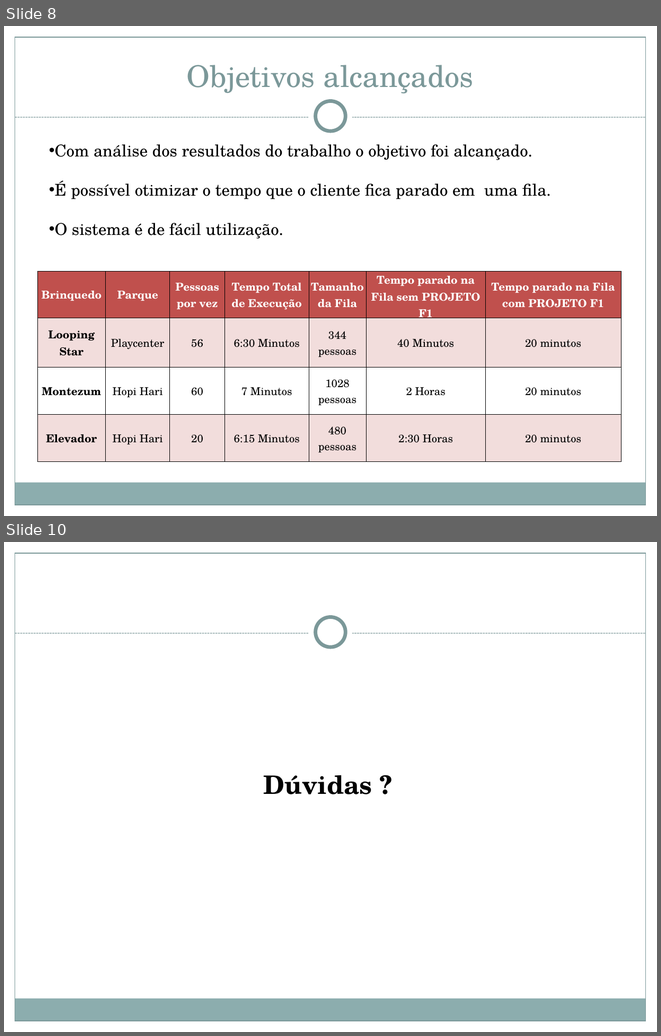
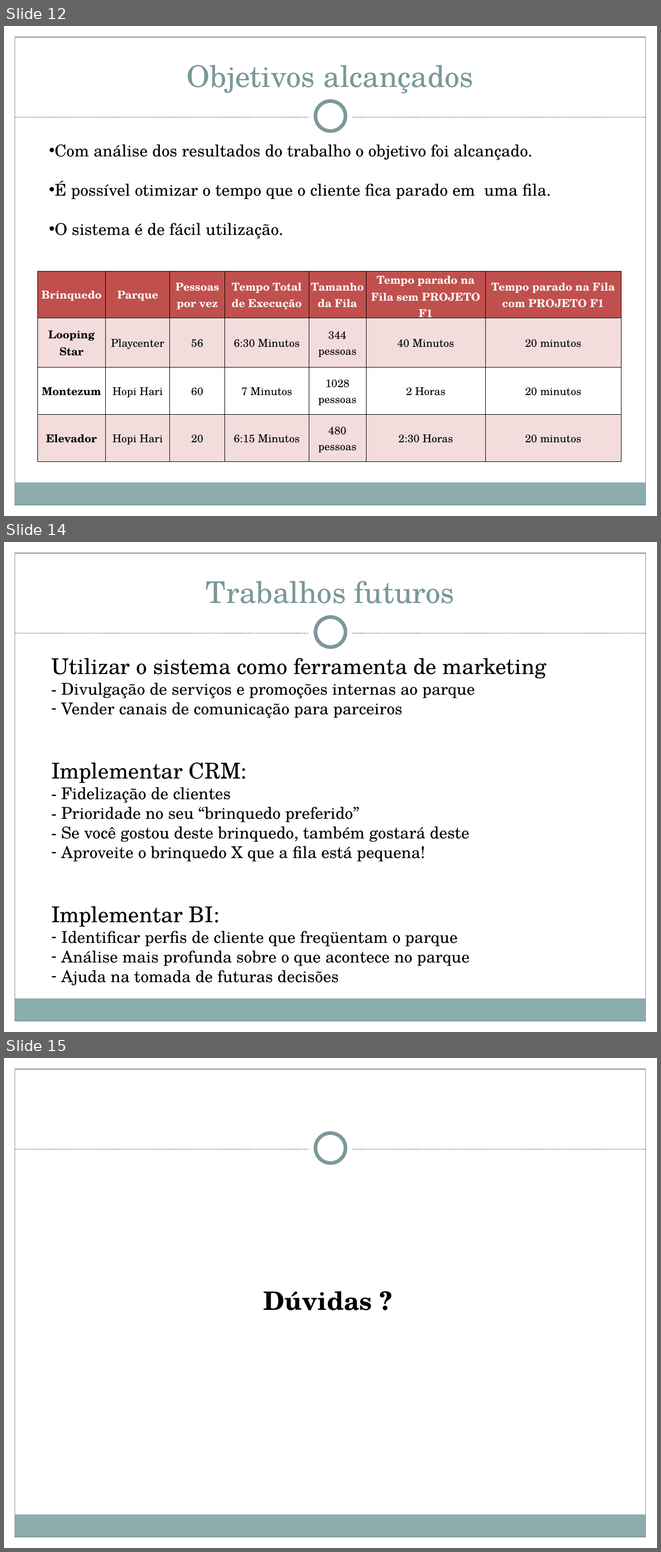
Before and after one commit to herberton/projetof1, a slide deck: wiki/Apresentação/Apresentação Final.pptx. Shown one above the other, each under a label of ours: slides 8 and 10 before the commit, slides 12, 14 and 15 after it; the slides between them are not shown. The pictures are 661x1036 and 661x1552 pixels, drawn with LibreOffice and Linux fonts; fonts in the diff are those of the drawing. Boxes give left, top, right and bottom in pixels: in the first picture for what was removed or moved away, otherwise in the second. Text is boxed around its words. In the diff, an @@ line names an element or a change of style, - is before the commit and + after.

```diff
--- a/wiki/Apresentação/Apresentação Final.pptx
+++ b/wiki/Apresentação/Apresentação Final.pptx
@@ slide 14 added at (4,542,657,1032), background #FFFFFF; not listed: 8 template elements that a slide beside it also shows @@
@@ title added at (206,581,454,603), 33 pt, text #7C999A @@
+Trabalhos futuros
@@ text added at (51,658,547,986), 18 pt, text #000000 @@
+Utilizar o sistema como ferramenta de marketing
+- Divulgação de serviços e promoções internas ao parque
+– Vender canais de comunicação para parceiros
+Implementar CRM:
+- Fidelização de clientes
+- Prioridade no seu “brinquedo preferido”
+- Se você gostou deste brinquedo, também gostará deste
+– Aproveite o brinquedo X que a fila está pequena!
+Implementar BI:
+– Identificar perfis de cliente que freqüentam o parque
+– Análise mais profunda sobre o que acontece no parque
+– Ajuda na tomada de futuras decisões
@@ what was slide 8 is now slide 12 @@
@@ what was slide 10 is now slide 15 @@
```
Also in this commit, not shown: 6 slides changed, 4 other slides added.
